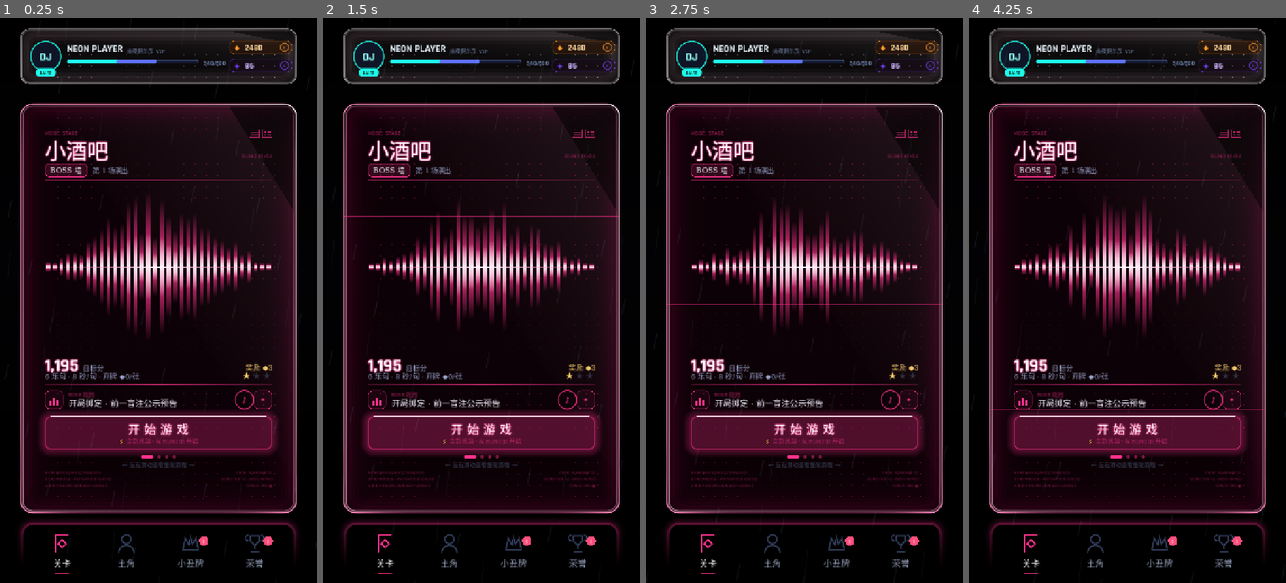
Above: before the commit, frames 1-4 (left to right).
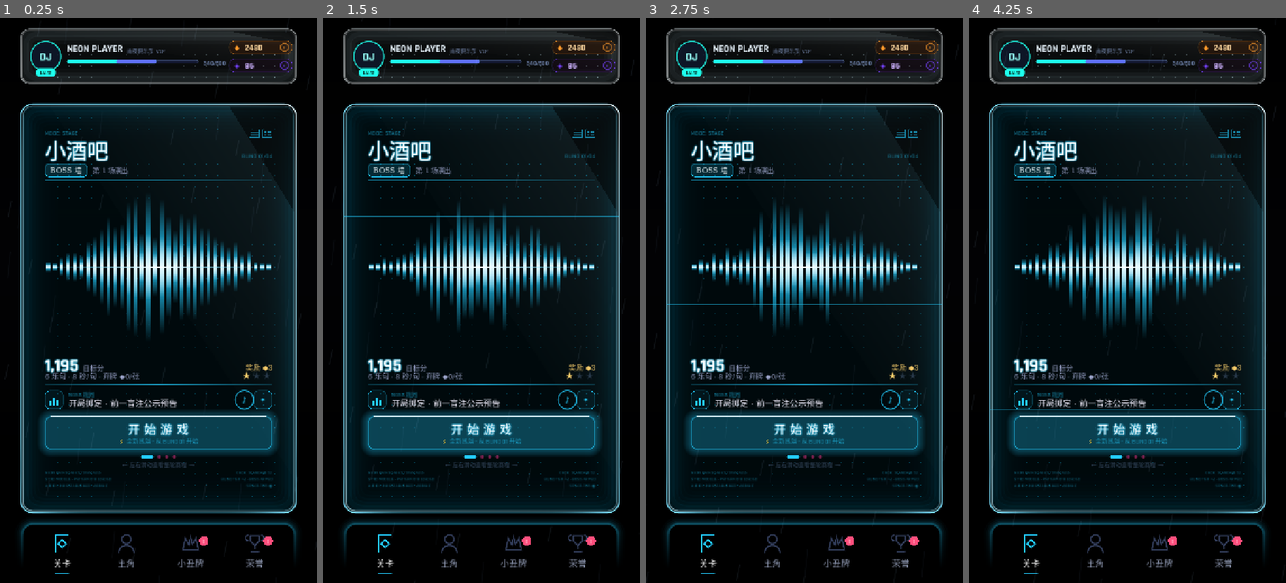
Above: after the commit, the same moments.

Repository: kumaloha/Sync5
Game: Godot game, scene res://view/phrase.tscn
Same seed, same stepped clock (60 frames per second), same inputs: the game is played once before the commit and once after it.
Inputs (mouse positions are in pixels of both pictures, inside the frame that each line leads up to):
- Up to frame 1 (0.25 s): no input
- Up to frame 2 (1.5 s): click (367, 373) at 0.52 s; click (424, 373) at 1.27 s
- Up to frame 3 (2.75 s): click (804, 373) at 2.02 s
- Up to frame 4 (4.25 s): click (1184, 373) at 2.77 s; click (1241, 373) at 3.52 s

The runs differ from the first frame. In frame 1, 24% of the frame differs, in the area x 6-94%, y 10-99%; in frame 2, 23%; in frame 3, 23%; in frame 4, 23%.

Commit message:
验证层修复:proof 收回模型四通路,豁免表按实测重建,档位色还原拍板
- 收线/封盘 proof: tape→solver —— 「tape」不是通路(gate 无臂可造,主门当场红),
  真人证据线只用 tape_required 标志;db.gd 删掉第五通路并写明理由
- 曲目 proof: solver→target(声明 solver 量出精确 +0.0 —— 选错仪器第六例),
  gate._run_target 新增 required_kinds 种数翻盘验算;行为臂接真实基准与豁免位
- weak_upper_bound 重建 8 张(收线/封盘/一口气/墨迹/点歌/丢谱/低音/曲目),
  各自理由在 design/blinds_review.md §7
- accent_for 还原四档递进 蓝→橙→红→粉(2026-08-06 已锁定拍板,曾被改成全轮品红),
  boon 金条保留;t_hand 的品红断言改回断言递进色
- 实测:912/0 · 全量 gate 全部通过(exit 0)

Co-Authored-By: Claude Fable 5 <noreply@anthropic.com>

Diff:
--- a/core/db.gd
+++ b/core/db.gd
@@ -337,7 +337,11 @@
 ## ⚠ **选错通路会把结论量反, 而且不报错。** 2026-08-07 第一次全量跑抓到: 用规则 bot 量
 ## freshsheet(翻篇)得到 **+1584 分**(脸让玩家变强!), 换成完美玩家是 **−790**。
 ## 规则 bot 不跨拍养缓存, 洗掉缓存反而帮它甩了烂牌。**攻击跨拍养牌或时间预算的脸必须走 solver。**
-const FACE_PROOFS := ["score", "solver", "belief", "target", "tape"]
+## ⚠ 「tape」不是通路(2026-08-10 修复):真人验证是另一条证据线, 用每张脸的
+## `tape_required` 标志声明, 不顶替模型通路 —— 否则 tools/gate.gd 无臂可造,
+## 门会当场红(实测 lastcall 就是这样死的)。时间窗类脸走 solver + weak_upper_bound
+## (模型上界近零, 真人待定), 与铁律「测出近零不许改内容」同一条线。
+const FACE_PROOFS := ["score", "solver", "belief", "target"]
 
 
 static func _validate_face_proof(d: Dictionary, tier_of: Dictionary) -> String:
--- a/data/faces.json
+++ b/data/faces.json
@@ -97,7 +97,7 @@
       "params": {
         "discard_lock_last": 2.0
       },
-      "proof": "tape",
+      "proof": "solver",
       "tape_required": true,
       "tier": 1
     },
@@ -109,7 +109,7 @@
       "params": {
         "swap_lock_last": 2.0
       },
-      "proof": "tape",
+      "proof": "solver",
       "tape_required": true,
       "tier": 1
     },
@@ -259,7 +259,7 @@
       "params": {
         "required_kinds": 3
       },
-      "proof": "solver",
+      "proof": "target",
       "tier": 3
     },
     {
@@ -344,5 +344,14 @@
   "fixed_tiers": [
     4
   ],
-  "weak_upper_bound": []
+  "weak_upper_bound": [
+    "lastcall",
+    "lockup",
+    "onetake",
+    "wetink",
+    "request",
+    "lostpage",
+    "lowend",
+    "trilogy"
+  ]
 }
--- a/tests/t_db.gd
+++ b/tests/t_db.gd
@@ -67,6 +67,10 @@
 		"faces.json rejects a per-face _why key (prose must live in design/blinds.md §7)")
 	var tape_face := good_face.duplicate(true)
 	tape_face["proof"] = "tape"
-	tape_face["tape_required"] = true
-	t.eq(DB.validate_faces({"faces": [tape_face], "fixed_tiers": [1]}), "",
-		"real-time faces can declare tape proof and tape_required")
+	t.check(DB.validate_faces({"faces": [tape_face], "fixed_tiers": [1]}) != "",
+		"'tape' is not a proof channel — proof stays model-side, gate has no tape arm to build")
+	var rt_face := good_face.duplicate(true)
+	rt_face["proof"] = "solver"
+	rt_face["tape_required"] = true
+	t.eq(DB.validate_faces({"faces": [rt_face], "fixed_tiers": [1]}), "",
+		"real-time faces keep a model proof and declare tape_required separately")
--- a/tests/t_hand.gd
+++ b/tests/t_hand.gd
@@ -48,9 +48,12 @@
 	t.check(h.sel_hand.is_empty() and h.sel_cache.is_empty(), "a swap clears the selection")
 	h.queue_free()
 
+	# 档位色 = 四档递进(2026-08-06 用户拍板, CLAUDE.md 美术方向已锁定):
+	# 蓝 → 橙 → 红 → 粉, 逐档升温。曾被改成全轮统一品红并配了断言, 2026-08-10 还原。
+	var tier_ramp := [StageTheme.BLUE, StageTheme.AMBER, StageTheme.RED, StageTheme.PINK]
 	for section in range(GameConfig.SECTIONS_PER_RUN):
-		t.eq(Widgets.StageCard.accent_for(section), StageTheme.PINK,
-			"Blind section %d uses the shared magenta identity" % (section + 1))
+		t.eq(Widgets.StageCard.accent_for(section), tier_ramp[section],
+			"Blind section %d keeps the locked tier color ramp" % (section + 1))
 	t.eq(Widgets.StageCard.boon_accent(), StageTheme.GOLD,
 		"the positive finale surprise keeps a separate gold identity")
 
--- a/tools/gate.gd
+++ b/tools/gate.gd
@@ -149,6 +149,9 @@
 func _run_target(cfg: Dictionary, ids: Array, n: int) -> void:
 	print("\n  ---- ③ target 通路(目标分) ----")
 	for fid in ids:
+		if SectionMod.required_kinds(fid) > 0:
+			_check_kind_gate(fid)
+			continue
 		var mult := SectionMod.target_mult(fid)
 		var run := Run.new()
 		var moved := false
@@ -167,10 +170,41 @@
 			% [fid, mult, "✓ 目标分随之变化" if moved else "❌ 目标分纹丝不动"])
 		if not moved:
 			_fail.append("%s: 目标分完全没动 —— 没接上 core/run.gd" % fid)
+	# 2026-08-10 起给行为臂传真实基准与豁免位:trilogy 实测 0.0 ±0.0 —— 规则 bot
+	# 六拍里天然打出 ≥3 种牌型(对子/两对/高牌), 配额对它不 binding。这是「对仪器是
+	# 空气」不是「没接上」(_check_kind_gate 的翻盘验算证明接上了), 所以要走豁免通道,
+	# 而豁免只在「量级小」分支生效 —— 不传基准时量级恒真, 豁免永远够不着。
 	var base := _play_sections(cfg, "", 1.0, 0, n)
 	for fid in ids:
 		var arm := _play_sections(cfg, fid, 1.0, 0, n)
-		_judge("%s: 通关段数(判生死)" % fid, base, arm)
+		_judge("%s: 通关段数(判生死)" % fid, base, arm, Stat.mean(base), _weak_declared(fid))
+
+
+## required_kinds 族(trilogy):惩罚不长在 target() 的数值上, 长在 advance() 的
+## `cleared` 判定里 —— 分数够但牌型种数不够 = 段失败(2026-08-10 抓到的教训:
+## 它声明 solver 时量出精确 +0.0, 因为 solver 臂只看总分, 而它根本不动分数)。
+## 所以算术验算不问「目标动没动」, 直接问 Run:同一份高分, 种数差一即必须翻盘。
+## 行为臂(通关段数)与 target_mult 族共用上面那段。
+func _check_kind_gate(fid: String) -> void:
+	var kinds := SectionMod.required_kinds(fid)
+	var flipped := true
+	for met_quota in [false, true]:
+		var run := Run.new()
+		run.section_idx = 0
+		run.run_faces = {0: fid}
+		run.phrase_in_section = GameConfig.PHRASES_PER_SECTION - 1
+		run.section_score = run.target() + 1
+		run.section_kinds = {}
+		var have: int = kinds if met_quota else kinds - 1
+		for i in have:
+			run.section_kinds["kind_%d" % i] = true
+		var out := run.advance()
+		if bool(out["cleared"]) != met_quota:
+			flipped = false
+	print("    %-28s required_kinds = %d  %s"
+		% [fid, kinds, "✓ 种数不足即翻盘(判生死接上了)" if flipped else "❌ cleared 没有随种数翻转"])
+	if not flipped:
+		_fail.append("%s: 分数达标时 cleared 没有随牌型种数翻转 —— required_kinds 没接进 core/run.gd" % fid)
 
 
 ## --- ④ 结构单调性(design/gates.md):无论数值怎么调都必须成立的方向。 ---
--- a/view/widgets.gd
+++ b/view/widgets.gd
@@ -580,11 +580,23 @@
 		return _bar
 
 
-	## 盲注是一个稳定的视觉类别，而不是用颜色兼任难度刻度。所有轮次统一
-	## 用品红；轮次和压力靠 01/04、规则名和目标数读取。终局正向惊喜另用金色。
-	static func accent_for(_section_idx: int) -> Color:
-		return StageTheme.PINK
-
+	## 档位色 = **四档递进**(2026-08-06 用户拍板: 4 个盲注全是 BOSS 墙,
+	## 小盲/大盲的概念作废, 递进感全部由档位色 + 序号承担):
+	## 蓝 → 橙 → 红 → 粉, 逐档升温。前三档沿用用户拍板的红蓝橙
+	## (「不喜欢这个绿色, 红蓝橙可能更好」), 第四档取调色板里的粉——
+	## 霓虹灯管最刺眼的就是品红, 语义上是「红再往上」的终局色。
+	## 首页舞台卡与局内盲注卡共用这一处, 两边永远同色。
+	## (2026-08-10 曾被改成全轮统一品红, 违反上述已锁定拍板, 已还原。)
+	static func accent_for(section_idx: int) -> Color:
+		match clampi(section_idx, 0, 3):
+			0: return StageTheme.BLUE
+			1: return StageTheme.AMBER
+			2: return StageTheme.RED
+			_: return StageTheme.PINK
+		return StageTheme.BLUE
+
+	## 第四轮爽点的专属色:金。它是「正向惊喜」这个新视觉类别, 不参与档位递进,
+	## 也只在 boon 条上出现 —— 语义自带颜色的小件不受全局 chrome 规则影响(同头像环青/金币金)。
 	static func boon_accent() -> Color:
 		return StageTheme.GOLD
 
